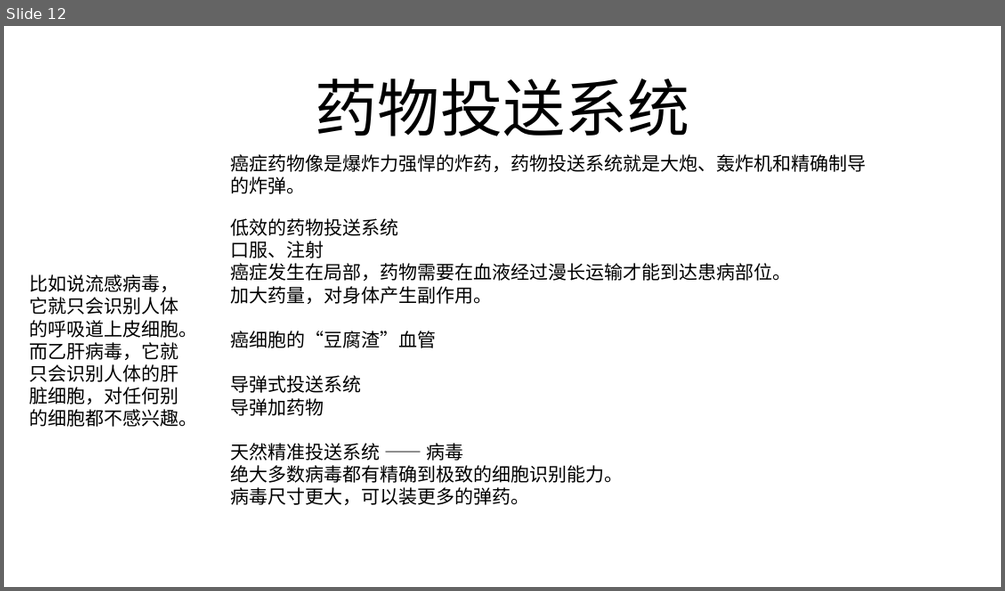
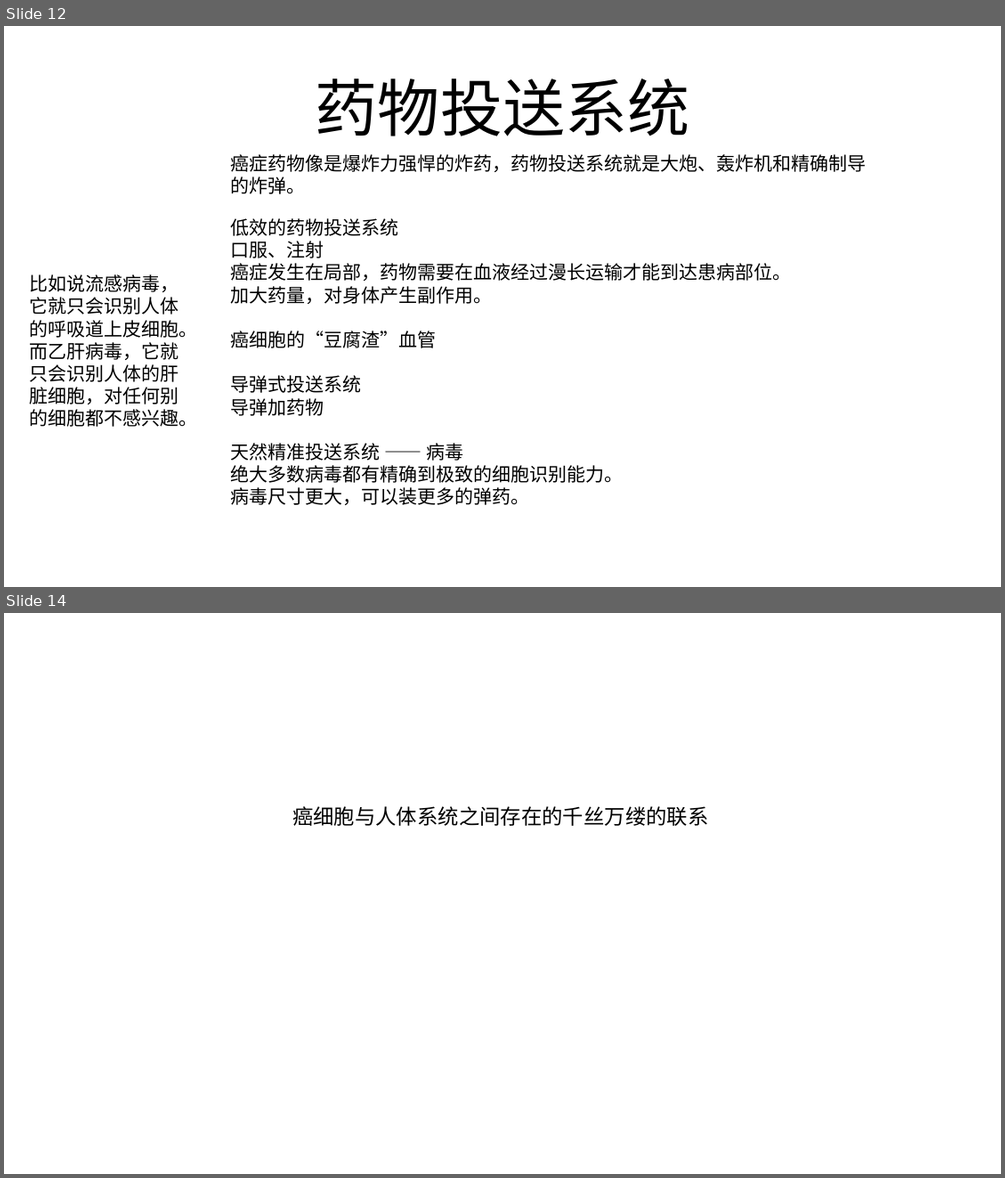
Before and after one commit to FredJiangFei/freetalk, a slide deck: 癌症/New Microsoft PowerPoint Presentation.pptx. Shown one above the other, each under a label of ours: slide 12 before the commit, slides 12 and 14 after it; the slides between them are not shown. The pictures are 1005x591 and 1005x1178 pixels, drawn with LibreOffice and Linux fonts; fonts in the diff are those of the drawing. Boxes give left, top, right and bottom in pixels: in the first picture for what was removed or moved away, otherwise in the second. Text is boxed around its words. In the diff, an @@ line names an element or a change of style, - is before the commit and + after.

```diff
--- a/癌症/New Microsoft PowerPoint Presentation.pptx
+++ b/癌症/New Microsoft PowerPoint Presentation.pptx
@@ slide 14 added at (x1=4, y1=613, x2=1001, y2=1174), background #FFFFFF @@
@@ text added at (x1=292, y1=806, x2=708, y2=826), 20 pt, text #000000 @@
+癌细胞与人体系统之间存在的千丝万缕的联系
```
Also in this commit, not shown: 1 slide changed, 4 other slides added, 1 other file.
